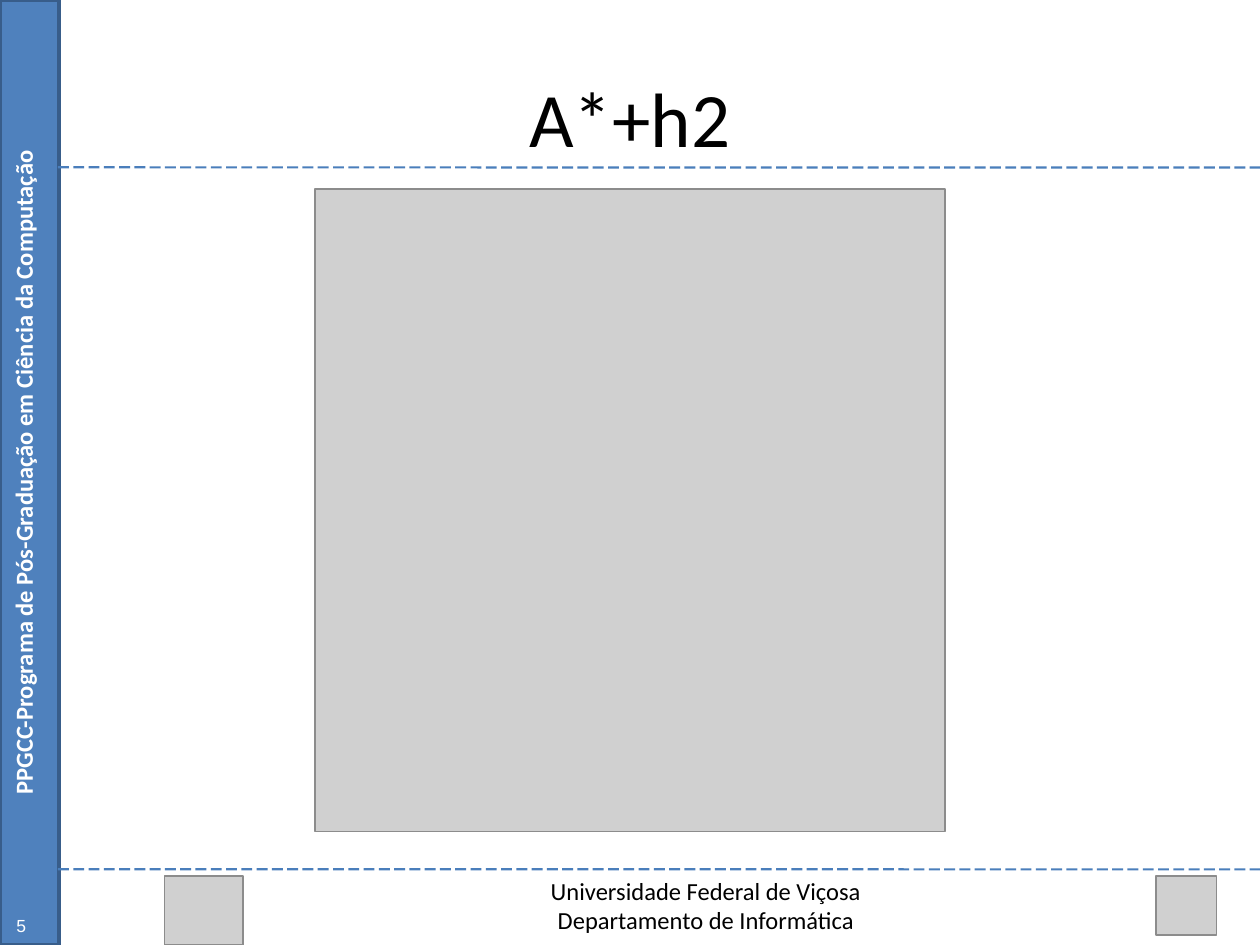
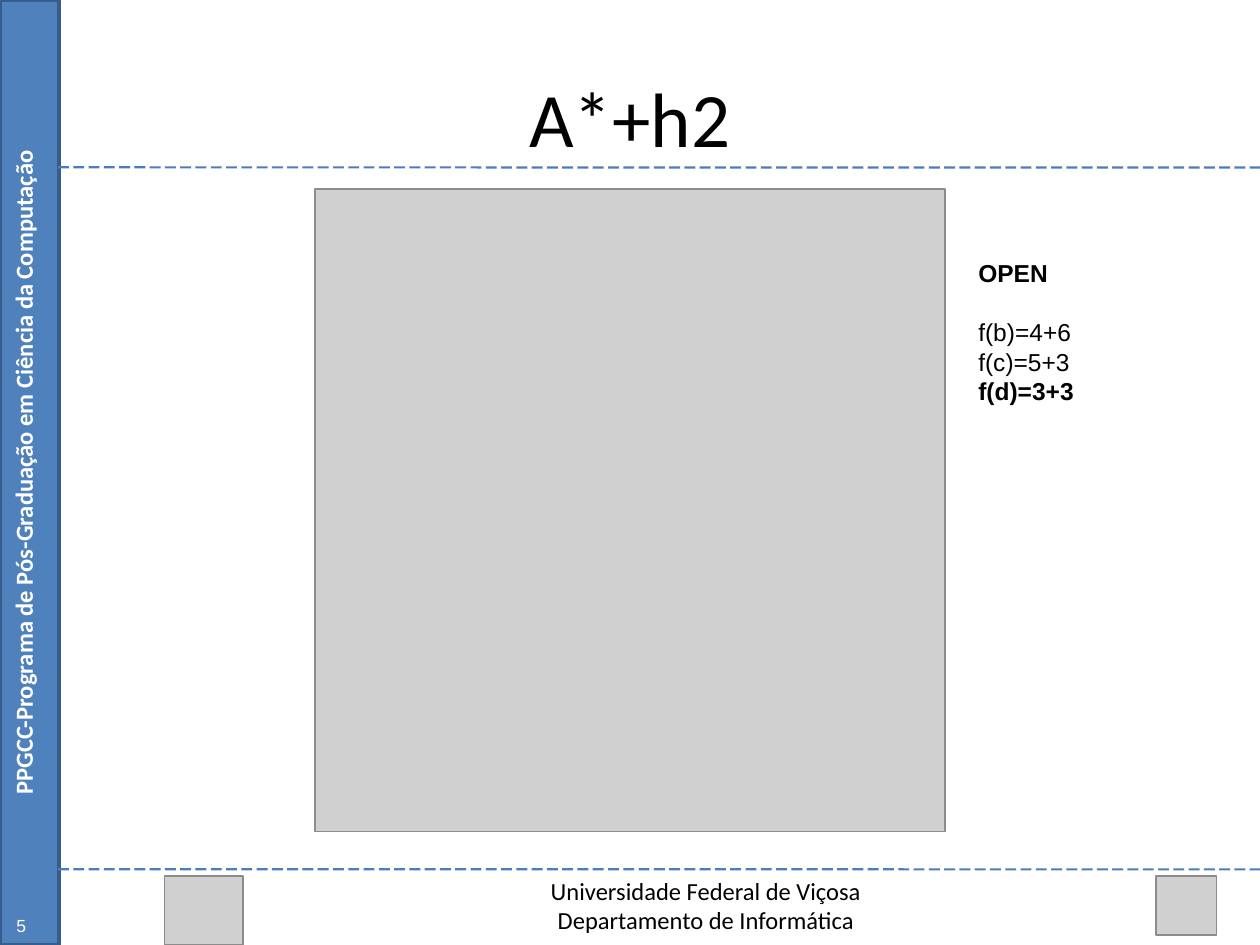
Before and after one commit to Marvinsky/research-marvin, a slide deck: slide 13 of latex/odp/dissertation_v12.odp (slide 11 before the commit). Drawn at 1260x945 pixels with LibreOffice and Linux fonts; fonts in the diff are those of the drawing; grey boxes stand for pictures. Boxes give left, top, right and bottom in pixels: in the first picture for what was removed or moved away, otherwise in the second. Text is boxed around its words. In the diff, an @@ line names an element or a change of style, - is before the commit and + after.

```diff
--- a/latex/odp/dissertation_v12.odp
+++ b/latex/odp/dissertation_v12.odp
@@ text added at [978, 265, 1073, 405], 14 pt, text #000000 @@
+OPEN
+f(b)=4+6
+f(c)=5+3
+f(d)=3+3
```
Also in this commit, not shown: 39 other slides changed, 2 slides added.
